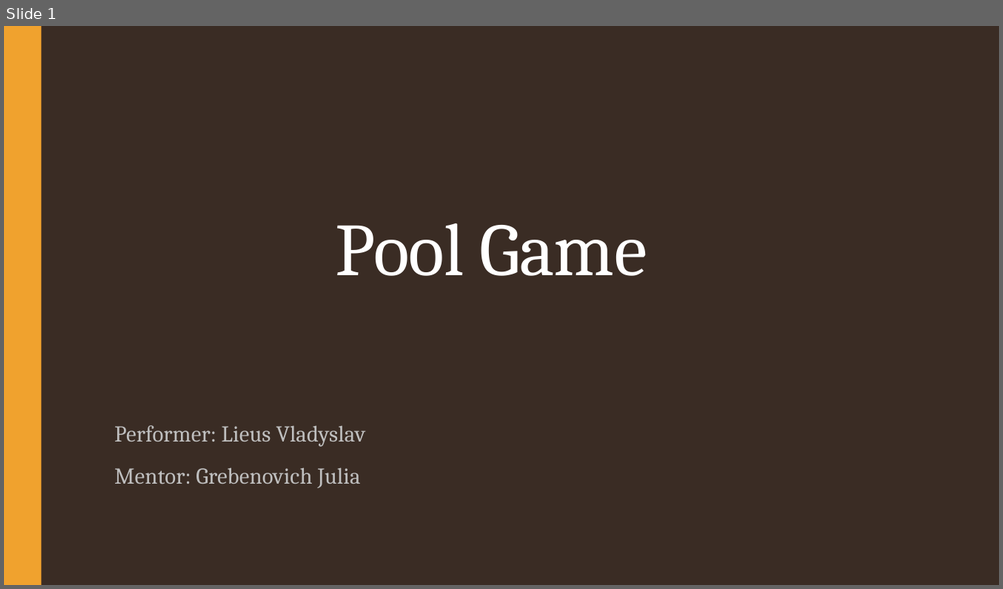
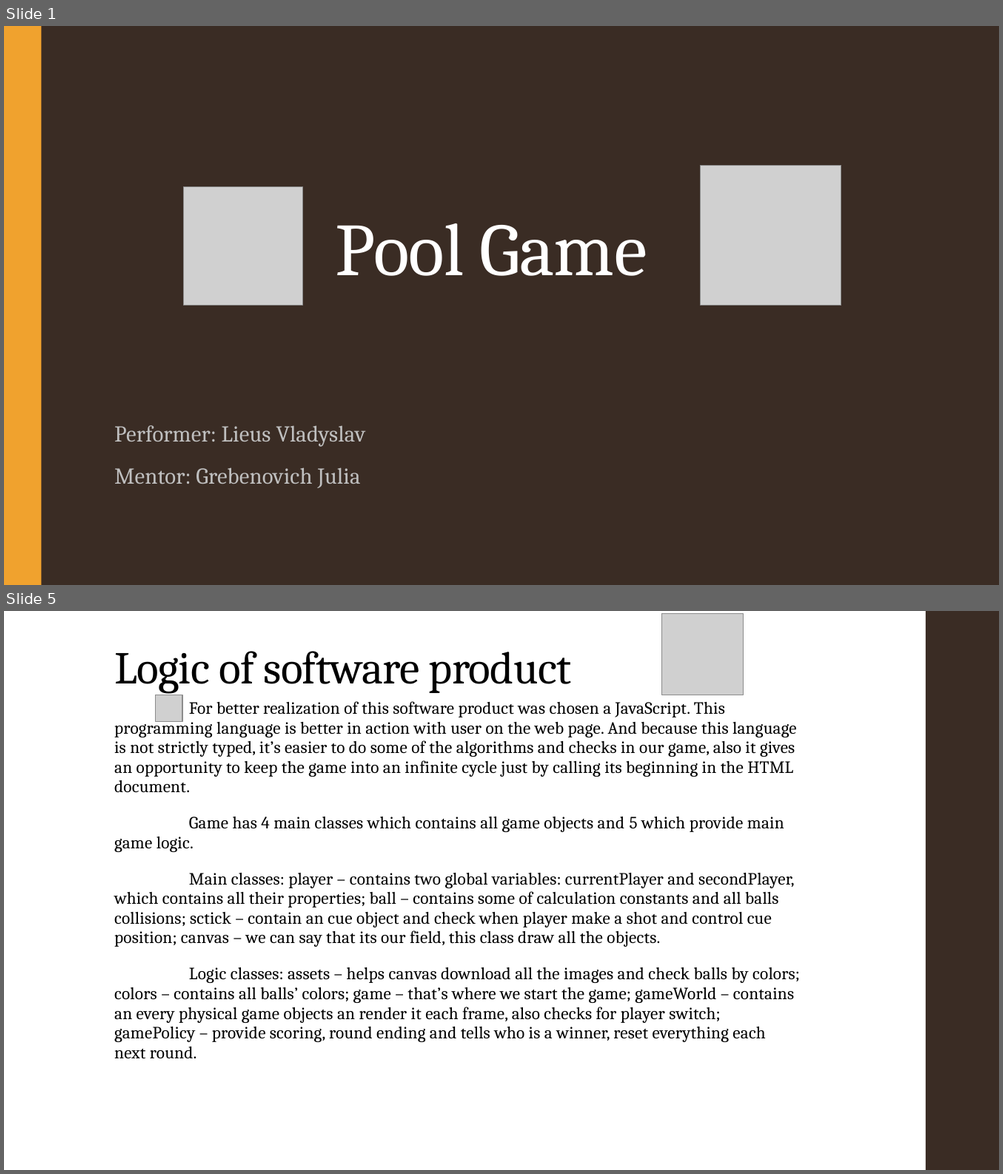
Before and after one commit to VladLeus/Pool-Game, a slide deck: Курсова_Лєус_В.Д..pptx. Shown one above the other, each under a label of ours: slide 1 before the commit, slides 1 and 5 after it; the slides between them are not shown. The pictures are 1003x589 and 1003x1174 pixels, drawn with LibreOffice and Linux fonts; fonts in the diff are those of the drawing; grey boxes stand for pictures. Boxes give left, top, right and bottom in pixels: in the first picture for what was removed or moved away, otherwise in the second. Text is boxed around its words. In the diff, an @@ line names an element or a change of style, - is before the commit and + after.

```diff
--- a/Курсова_Лєус_В.Д..pptx
+++ b/Курсова_Лєус_В.Д..pptx
@@ slide 5 added at [4, 611, 999, 1170], background #FFFFFF @@
@@ picture added at [662, 614, 743, 695] @@
@@ rectangle added at [925, 611, 999, 1170], fill #3B2C24 @@
@@ title added at [114, 651, 572, 694], 44 pt, text #000000 @@
+Logic of software product
@@ picture added at [156, 695, 182, 721] @@
@@ text added at [114, 701, 800, 1059], 16.6 pt, text #000000 @@
+For better realization of this software product was chosen a JavaScript. This programming language is better in action with user on the web page. And because this language is not strictly typed, it’s easier to do some of the algorithms and checks in our game, also it gives an opportunity to keep the game into an infinite cycle just by calling its beginning in the HTML document.
+Game has 4 main classes which contains all game objects and 5 which provide main game logic.
+Main classes: player – contains two global variables: currentPlayer and secondPlayer, which contains all their properties; ball – contains some of calculation constants and all balls collisions; sctick – contain an cue object and check when player make a shot and control cue position; canvas – we can say that its our field, this class draw all the objects.
+Logic classes: assets – helps canvas download all the images and check balls by colors; colors – contains all balls’ colors; game – that’s where we start the game; gameWorld – contains an every physical game objects an render it each frame, also checks for player switch; gamePolicy – provide scoring, round ending and tells who is a winner, reset everything each next round.
@@ slide 1 changed as well @@
@@ picture added at [700, 166, 840, 306] @@
@@ picture added at [184, 187, 302, 306] @@
```
Also in this commit, not shown: 1 other slide changed, 3 other slides added.
